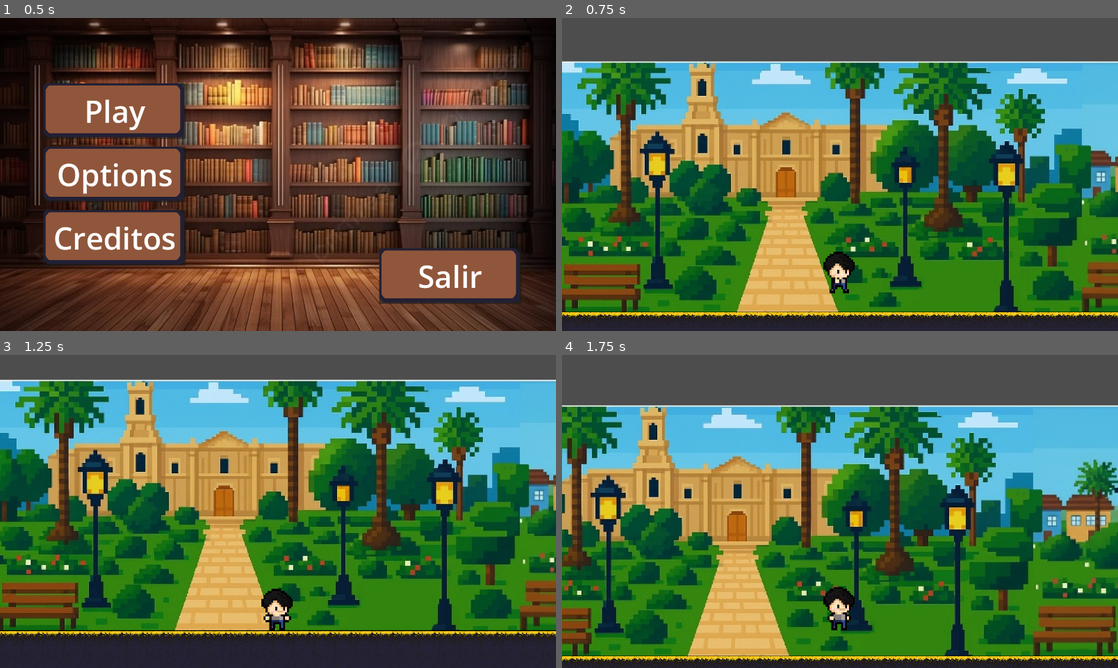
Above: before the commit, frames 1-4 (two rows, left to right).
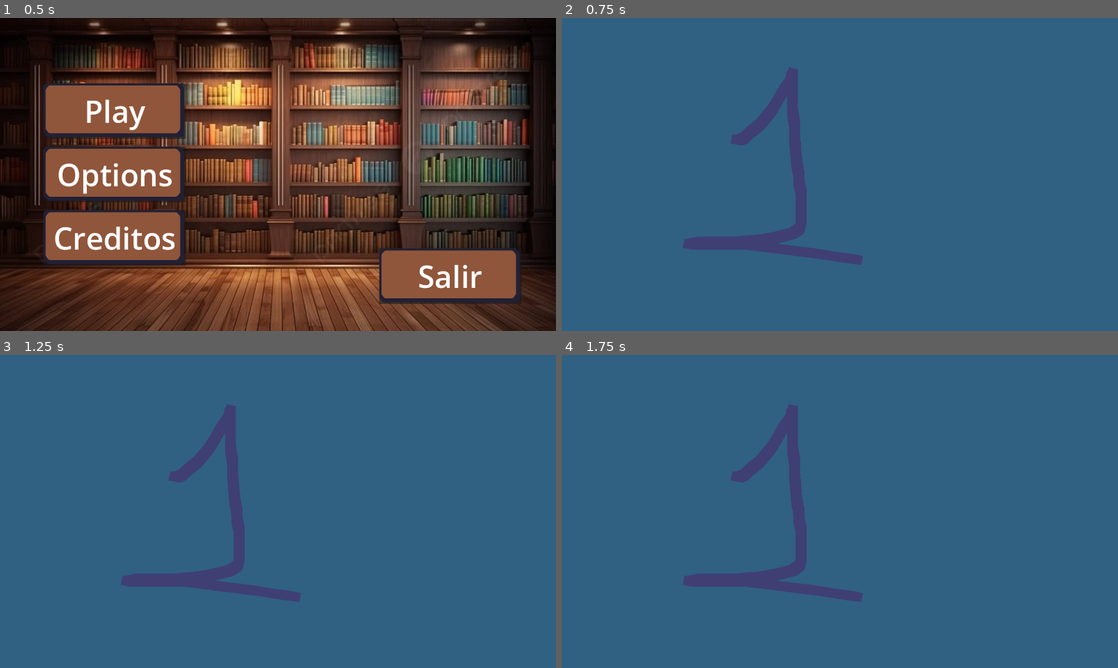
Above: after the commit, the same moments.

Repository: DnilsonAH/VolcanGameJam
Game: Godot game, scene res://Escenas/Menu/Menu.tscn
Two runs of this game, one before a commit and one after it. Both use one fixed random seed, a clock stepped at 60 frames per second and the inputs below.
Inputs:
- Up to frame 1 (0.5 s): no input
- Up to frame 2 (0.75 s): click "Play" at 0.5 s
- Up to frame 3 (1.25 s): no input
- Up to frame 4 (1.75 s): tap Enter (ui_accept) at 1.25, 1.52, 1.55 s; hold Right (ui_right) from 1.28 s (still down); hold P (ui_letter_p, bound only after the commit) from 1.28 s (still down)

Frame 1 is identical in both runs. In frame 2, 100% of the frame differs, in the area x 0-100%, y 0-100%; in frame 3, 100%; in frame 4, 100%.

Commit message:
Modificacion de tranciciones, y musica de menu

Diff:
--- a/Escenas/Game/Place/escena1_plaza.tscn
+++ b/Escenas/Game/Place/escena1_plaza.tscn
@@ -1,8 +1,7 @@
-[gd_scene load_steps=12 format=4 uid="uid://bulud2erh8avi"]
+[gd_scene load_steps=7 format=4 uid="uid://bulud2erh8avi"]
 
 [ext_resource type="Texture2D" uid="uid://ccmnbnix8uush" path="res://Resources/Images/Fondos/Imagen de WhatsApp 2025-09-20 a las 17.59.05_422f3b9b.jpg" id="1_yhjhu"]
 [ext_resource type="PackedScene" uid="uid://b7pyfp6hvu4j3" path="res://Entities/Player/player_plataform.tscn" id="2_yhjhu"]
-[ext_resource type="Texture2D" uid="uid://bh2cfni3y0td5" path="res://Resources/TileMaps/TileMapCampo.png" id="3_e51i3"]
 [ext_resource type="PackedScene" uid="uid://b2f0yfh6wrki4" path="res://Entities/Floors/floor_campo.tscn" id="4_ou3qb"]
 [ext_resource type="PackedScene" uid="uid://rf8em5hfsiql" path="res://Entities/Floors/BlockNull.tscn" id="5_dj3v7"]
 
@@ -2814,84 +2813,11 @@
 tile_size = Vector2i(400, 450)
 sources/0 = SubResource("TileSetAtlasSource_7mumm")
 
-[sub_resource type="TileSetAtlasSource" id="TileSetAtlasSource_e51i3"]
-texture = ExtResource("3_e51i3")
-texture_region_size = Vector2i(32, 32)
-0:0/0 = 0
-0:0/0/physics_layer_0/polygon_0/points = PackedVector2Array(-16, -16, 16, -16, 16, 16, -16, 16)
-1:0/0 = 0
-1:0/0/physics_layer_0/polygon_0/points = PackedVector2Array(-16, -16, 16, -16, 16, 16, -16, 16)
-2:0/0 = 0
-2:0/0/physics_layer_0/polygon_0/points = PackedVector2Array(-16, -16, 16, -16, 16, 16, -16, 16)
-3:0/0 = 0
-4:0/0 = 0
-5:0/0 = 0
-0:1/0 = 0
-0:1/0/physics_layer_0/polygon_0/points = PackedVector2Array(-16, -16, 16, -16, 16, 16, -16, 16)
-1:1/0 = 0
-1:1/0/physics_layer_0/polygon_0/points = PackedVector2Array(-16, -16, 16, -16, 16, 16, -16, 16)
-2:1/0 = 0
-2:1/0/physics_layer_0/polygon_0/points = PackedVector2Array(-16, -16, 16, -16, 16, 16, -16, 16)
-3:1/0 = 0
-4:1/0 = 0
-5:1/0 = 0
-0:2/0 = 0
-0:2/0/physics_layer_0/polygon_0/points = PackedVector2Array(-16, -16, 16, -16, 16, 16, -16, 16)
-1:2/0 = 0
-1:2/0/physics_layer_0/polygon_0/points = PackedVector2Array(-16, -16, 16, -16, 16, 16, -16, 16)
-2:2/0 = 0
-2:2/0/physics_layer_0/polygon_0/points = PackedVector2Array(-16, -16, 16, -16, 16, 16, -16, 16)
-3:2/0 = 0
-4:2/0 = 0
-5:2/0 = 0
-0:3/0 = 0
-0:3/0/physics_layer_0/polygon_0/points = PackedVector2Array(-16, -16, 16, -16, 16, 16, -16, 16)
-1:3/0 = 0
-1:3/0/physics_layer_0/polygon_0/points = PackedVector2Array(-16, -16, 16, -16, 16, 16, -16, 16)
-2:3/0 = 0
-2:3/0/physics_layer_0/polygon_0/points = PackedVector2Array(-16, -16, 16, -16, 16, 16, -16, 16)
-3:3/0 = 0
-4:3/0 = 0
-5:3/0 = 0
-0:4/0 = 0
-1:4/0 = 0
-2:4/0 = 0
-3:4/0 = 0
-4:4/0 = 0
-5:4/0 = 0
-0:5/0 = 0
-1:5/0 = 0
-2:5/0 = 0
-3:5/0 = 0
-4:5/0 = 0
-5:5/0 = 0
-0:6/0 = 0
-1:6/0 = 0
-2:6/0 = 0
-3:6/0 = 0
-4:6/0 = 0
-5:6/0 = 0
-0:7/0 = 0
-1:7/0 = 0
-2:7/0 = 0
-3:7/0 = 0
-4:7/0 = 0
-5:7/0 = 0
-
-[sub_resource type="TileSet" id="TileSet_ww54i"]
-tile_size = Vector2i(32, 32)
-physics_layer_0/collision_layer = 1
-sources/0 = SubResource("TileSetAtlasSource_e51i3")
-
-[sub_resource type="PhysicsMaterial" id="PhysicsMaterial_e51i3"]
-
-[sub_resource type="RectangleShape2D" id="RectangleShape2D_ou3qb"]
-
 [node name="Escena1-Plaza" type="Node2D"]
 scale = Vector2(1.5, 1.5)
 
 [node name="BackGround" type="TileMapLayer" parent="."]
-tile_map_data = PackedByteArray("AAAAAAAAAAAAAAAAAAABAAAAAAABAAAAAAACAAAAAAACAAAAAAADAAAAAAADAAAAAAD//wAAAAABAAAAAAD+/wAAAAAAAAAAAAD9/wAAAAABAAAAAAAEAAAAAAADAAAAAAAFAAAAAAADAAAAAAAGAAAAAAADAAAAAAA=")
+tile_map_data = PackedByteArray("AAAAAAAAAAAAAAAAAAABAAAAAAABAAAAAAACAAAAAAACAAAAAAADAAAAAAADAAAAAAD//wAAAAABAAAAAAD+/wAAAAAAAAAAAAAEAAAAAAADAAAAAAAFAAAAAAADAAAAAAAGAAAAAAADAAAAAAA=")
 tile_set = SubResource("TileSet_ou3qb")
 
 [node name="TextureRect" type="TextureRect" parent="."]
@@ -2904,19 +2830,6 @@
 position = Vector2(427.33334, 315.33334)
 scale = Vector2(1, 1)
 
-[node name="Node2D" type="Node2D" parent="."]
-
-[node name="TileMapLayer" type="TileMapLayer" parent="Node2D"]
-tile_set = SubResource("TileSet_ww54i")
-
-[node name="StaticBody2D" type="StaticBody2D" parent="Node2D/TileMapLayer"]
-physics_material_override = SubResource("PhysicsMaterial_e51i3")
-
-[node name="CollisionShape2D" type="CollisionShape2D" parent="Node2D/TileMapLayer/StaticBody2D"]
-shape = SubResource("RectangleShape2D_ou3qb")
-
-[node name="MeshInstance2D" type="MeshInstance2D" parent="Node2D/TileMapLayer/StaticBody2D"]
-
 [node name="FloorCampo" parent="." instance=ExtResource("4_ou3qb")]
 tile_map_data = PackedByteArray("AAAAAAwAAAABAAEAAAABAAwAAAABAAEAAAACAAwAAAABAAEAAAADAAwAAAABAAEAAAAEAAwAAAABAAEAAAAFAA …(10096 unchanged characters)…
 
--- a/Escenas/Menu/Menu.tscn
+++ b/Escenas/Menu/Menu.tscn
@@ -1,8 +1,9 @@
-[gd_scene load_steps=4 format=3 uid="uid://cyxdq2bt4w2yi"]
+[gd_scene load_steps=5 format=3 uid="uid://cyxdq2bt4w2yi"]
 
 [ext_resource type="Texture2D" uid="uid://dc0gkjhb6sggt" path="res://Resources/Images/Fondos/Biblioteca-1280x720.jpeg" id="1_crth0"]
 [ext_resource type="Script" uid="uid://cf2d36hfpjmec" path="res://Escenas/Scripts/menu.gd" id="1_nwg6e"]
 [ext_resource type="Texture2D" uid="uid://ca1xvsvwjj2kj" path="res://Resources/Images/Buttons/BotonMenu.png" id="2_ookjv"]
+[ext_resource type="AudioStream" uid="uid://ce0wyq61n4ef" path="res://Resources/Songs/Musica nostalgia 8 bit.mp3" id="4_bhh0t"]
 
 [node name="Menu" type="Control"]
 layout_mode = 3
@@ -157,6 +158,10 @@
 theme_override_font_sizes/font_size = 70
 text = "Salir"
 
+[node name="AudioStreamPlayer" type="AudioStreamPlayer" parent="."]
+stream = ExtResource("4_bhh0t")
+volume_db = -30.0
+
 [connection signal="pressed" from="Play" to="." method="_on_play_pressed"]
 [connection signal="pressed" from="Options" to="." method="_on_options_pressed"]
 [connection signal="pressed" from="Credits" to="." method="_on_credits_pressed"]
--- a/Escenas/Scripts/menu.gd
+++ b/Escenas/Scripts/menu.gd
@@ -1,15 +1,31 @@
 extends Control
 
+@onready var musica: AudioStreamPlayer = $AudioStreamPlayer
+
+var musica_de_gamplay = preload("res://Resources/Songs/Musica nostalgia 8 bit.mp3")
+
+#Botones del menu
 func _on_play_pressed() -> void:
-	get_tree().change_scene_to_file("res://Escenas/Game/Place/escena1_plaza.tscn")
+	get_tree().change_scene_to_file("res://Escenas/Transiciones/Inicio/HistoriaInicio.tscn")
 
 func _on_options_pressed() -> void:
 	get_tree().change_scene_to_file("res://Escenas/Menu/Options.tscn")
 
-
 func _on_credits_pressed() -> void:
 	get_tree().change_scene_to_file("res://Escenas/Menu/Credits.tscn")
 
-
 func _on_exit_pressed() -> void:
 	get_tree().quit()
+
+#Funcion de musica play
+func _ready() -> void:
+	musica.stream = musica_de_gamplay
+	musica.play()
+
+
+func _inputPause(event: InputEvent) -> void:
+	if event.is_action_pressed("ui_letter_p"):
+		if !musica.stream_paused:
+			musica.stream_paused = true
+		else:
+			musica.stream_paused = false
--- /dev/null
+++ b/Escenas/Transiciones/Inicio/HistoriaInicio.tscn
@@ -0,0 +1,17 @@
+[gd_scene load_steps=2 format=3 uid="uid://pvnn0gcopkax"]
+
+[ext_resource type="Script" uid="uid://c17har8rajugk" path="res://Escenas/Transiciones/Inicio/historia_inicio.gd" id="1_tn0yn"]
+
+[node name="TransicionesHistoria" type="Control"]
+layout_mode = 3
+anchors_preset = 15
+anchor_right = 1.0
+anchor_bottom = 1.0
+grow_horizontal = 2
+grow_vertical = 2
+script = ExtResource("1_tn0yn")
+
+[node name="TextureEscena" type="TextureRect" parent="."]
+layout_mode = 0
+offset_right = 40.0
+offset_bottom = 40.0
--- /dev/null
+++ b/Escenas/Transiciones/Inicio/Inicia_Game.tscn
@@ -0,0 +1,17 @@
+[gd_scene load_steps=2 format=3 uid="uid://c2phngqywrbtf"]
+
+[ext_resource type="Script" uid="uid://cteh3yjhah7y2" path="res://Escenas/Transiciones/Inicio/inicia_game.gd" id="1_7ydbh"]
+
+[node name="IniciaGame" type="Control"]
+layout_mode = 3
+anchors_preset = 15
+anchor_right = 1.0
+anchor_bottom = 1.0
+grow_horizontal = 2
+grow_vertical = 2
+script = ExtResource("1_7ydbh")
+
+[node name="UltimaEscenaGame" type="TextureRect" parent="."]
+layout_mode = 0
+offset_right = 40.0
+offset_bottom = 40.0
--- /dev/null
+++ b/Escenas/Transiciones/Inicio/historia_inicio.gd
@@ -0,0 +1,19 @@
+extends Control
+
+var isEsceneRutes = [
+	"res://Resources/EscenasTrantitions/HistoriaInicial/escena1.png",
+	"res://Resources/EscenasTrantitions/HistoriaInicial/escena2.png",
+    "res://Resources/EscenasTrantitions/HistoriaInicial/escena3.png"
+]
+
+@onready var isEscenes = $TextureEscena
+
+func _ready() -> void:
+	await show_image_sequence()
+
+
+func show_image_sequence():
+	for route in isEsceneRutes:
+		isEscenes.texture = load(route)
+		await get_tree().create_timer(2.0).timeout
+	get_tree().change_scene_to_file("res://Escenas/Transiciones/Inicio/Inicia_Game.tscn")
--- /dev/null
+++ b/Escenas/Transiciones/Inicio/inicia_game.gd
@@ -0,0 +1,16 @@
+extends Control
+
+
+# Called when the node enters the scene tree for the first time.
+func _ready() -> void:
+	pass # Replace with function body.
+	await get_tree().create_timer(2.0).timeout
+
+# Called every frame. 'delta' is the elapsed time since the previous frame.
+func _process(delta: float) -> void:
+
+	if Input.is_action_just_pressed("ui_accept"):
+		get_tree().change_scene_to_file("res://Escenas/Game/Place/escena1_plaza.tscn")
+		#get_tree().change_scene_to_file("res://Escenas/Game/Library/escena2_biblioteca.tscn")
+
+	pass
--- a/Resources/EscenasTrantitions/Siguiente.tscn
+++ /dev/null
@@ -1,9 +0,0 @@
-[gd_scene format=3 uid="uid://bndbu5b83rjy1"]
-
-[node name="Siguiente" type="Control"]
-layout_mode = 3
-anchors_preset = 15
-anchor_right = 1.0
-anchor_bottom = 1.0
-grow_horizontal = 2
-grow_vertical = 2
--- a/project.godot
+++ b/project.godot
@@ -27,6 +27,11 @@
 "events": [Object(InputEventKey,"resource_local_to_scene":false,"resource_name":"","device":0,"window_id":0,"alt_presse …(194 unchanged characters)…
 ]
 }
+ui_letter_p={
+"deadzone": 0.2,
+"events": [Object(InputEventKey,"resource_local_to_scene":false,"resource_name":"","device":-1,"window_id":0,"alt_pressed":false,"shift_pressed":false,"ctrl_pressed":false,"meta_pressed":false,"pressed":false,"keycode":0,"physical_keycode":80,"key_label":0,"unicode":112,"location":0,"echo":false,"script":null)
+]
+}
 
 [rendering]
 
Not shown, added: Escenas/Transiciones/Inicio/historia_inicio.gd.uid
Not shown, added: Escenas/Transiciones/Inicio/inicia_game.gd.uid
Renamed: Resources/EscenasTrantitions/escena1.png -> Resources/EscenasTrantitions/HistoriaInicial/escena1.png
Not shown, added: Resources/EscenasTrantitions/HistoriaInicial/escena1.png.import
Renamed: Resources/EscenasTrantitions/escena2.png -> Resources/EscenasTrantitions/HistoriaInicial/escena2.png
Not shown, added: Resources/EscenasTrantitions/HistoriaInicial/escena2.png.import
Renamed: Resources/EscenasTrantitions/escena3.png -> Resources/EscenasTrantitions/HistoriaInicial/escena3.png
Not shown, added: Resources/EscenasTrantitions/HistoriaInicial/escena3.png.import
Not shown, removed: Resources/EscenasTrantitions/escena1.png.import
Not shown, removed: Resources/EscenasTrantitions/escena2.png.import
Not shown, removed: Resources/EscenasTrantitions/escena3.png.import
Not shown, added: Resources/Songs/Crueldad Jacinto Palacios (letra de Mariano melgar) (Cover 8bit).mp3.import
(and 7 more such lines)
